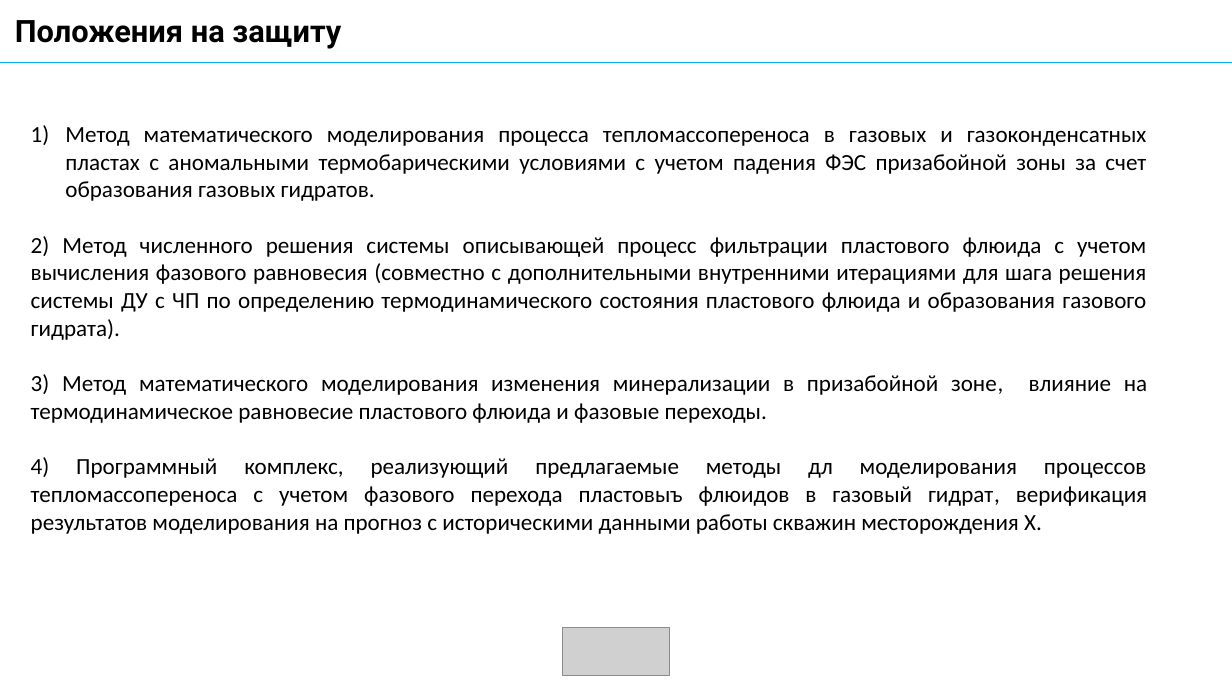
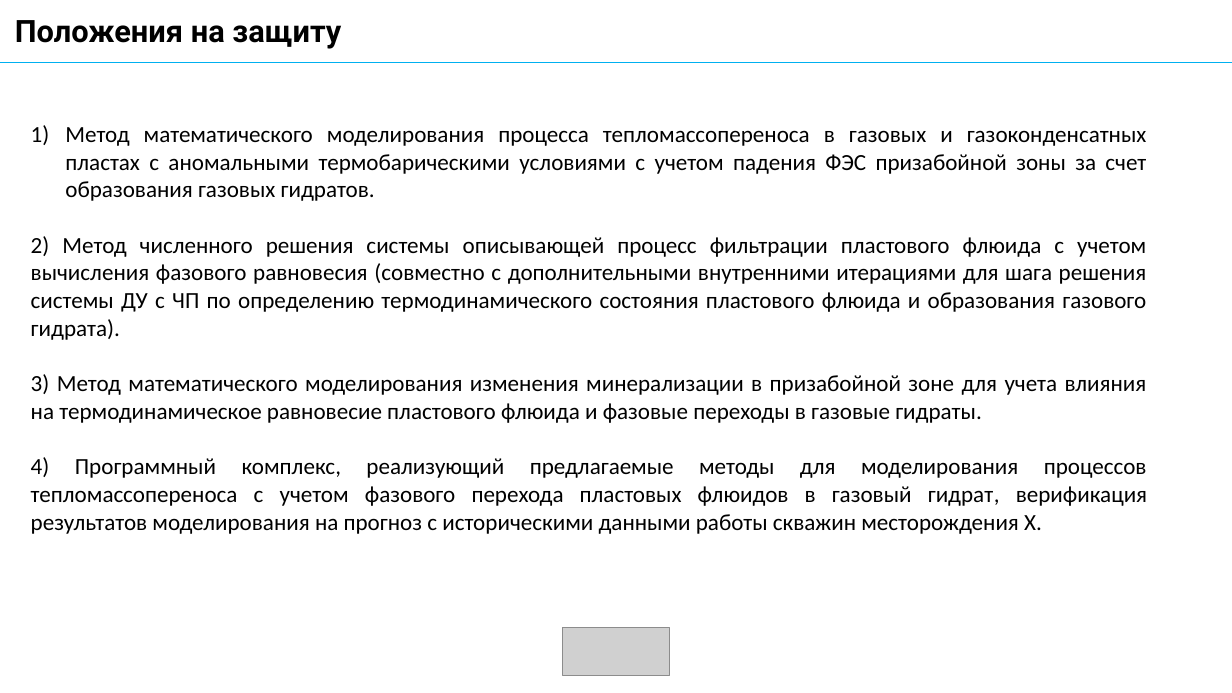
Before and after one commit to AlxndrKlbk/PhD_scriptorium, a slide deck: slide 5 of my_articles/3_course/автореферат/Kolbeko_AB.pptx. Drawn at 1232x693 pixels with LibreOffice and Linux fonts; fonts in the diff are those of the drawing; grey boxes stand for pictures. Boxes give left, top, right and bottom in pixels: in the first picture for what was removed or moved away, otherwise in the second. Text is boxed around its words. In the diff, an @@ line names an element or a change of style, - is before the commit and + after.

Commit message:
updates to pptx

```diff
--- a/my_articles/3_course/автореферат/Kolbeko_AB.pptx
+++ b/my_articles/3_course/автореферат/Kolbeko_AB.pptx
@@ text at box(31, 374, 1147, 534): text changed @@
-3) Метод математического моделирования изменения минерализации в призабойной зоне, влияние на термодинамическое равновесие пластового флюида и фазовые переходы.
-4) Программный комплекс, реализующий предлагаемые методы дл моделирования процессов тепломассопереноса с учетом фазового перехода пластовыъ флюидов в газовый гидрат, верификация результатов моделирования на прогноз с историческими данными работы скважин месторождения Х.
+3) Метод математического моделирования изменения минерализации в призабойной зоне для учета влияния на термодинамическое равновесие пластового флюида и фазовые переходы в газовые гидраты.
+4) Программный комплекс, реализующий предлагаемые методы для моделирования процессов тепломассопереноса с учетом фазового перехода пластовых флюидов в газовый гидрат, верификация результатов моделирования на прогноз с историческими данными работы скважин месторождения Х.
```
Also in this commit, not shown: 6 other slides changed, 3 slides removed.
